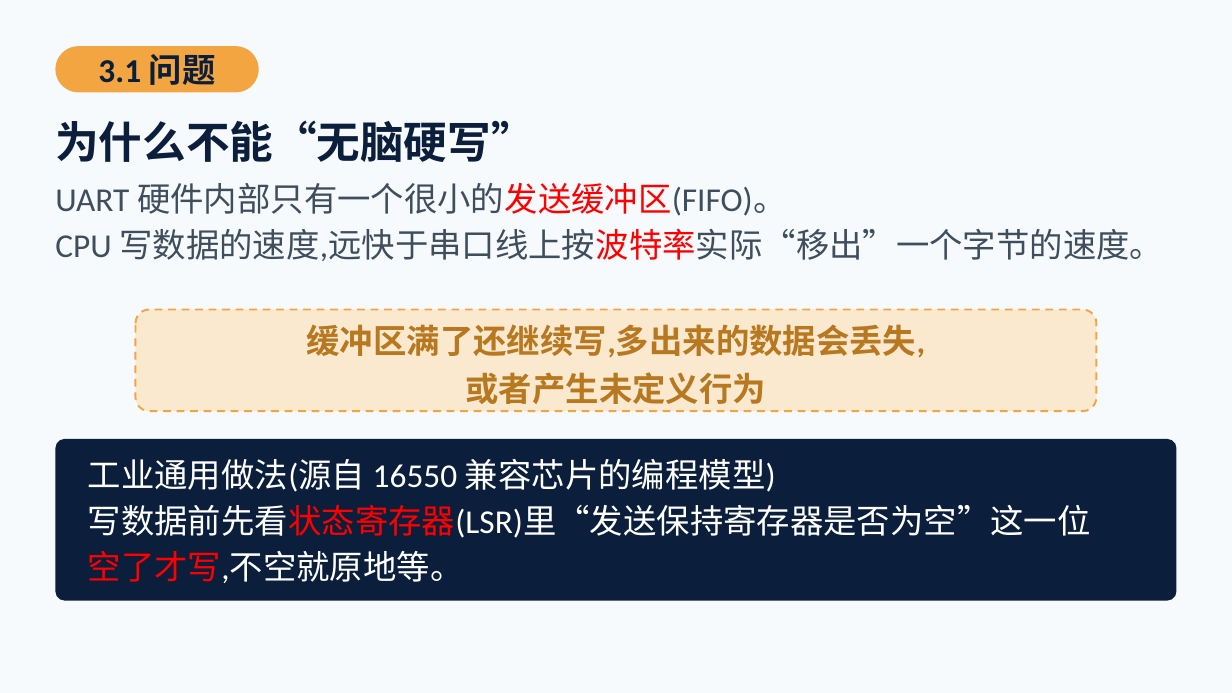
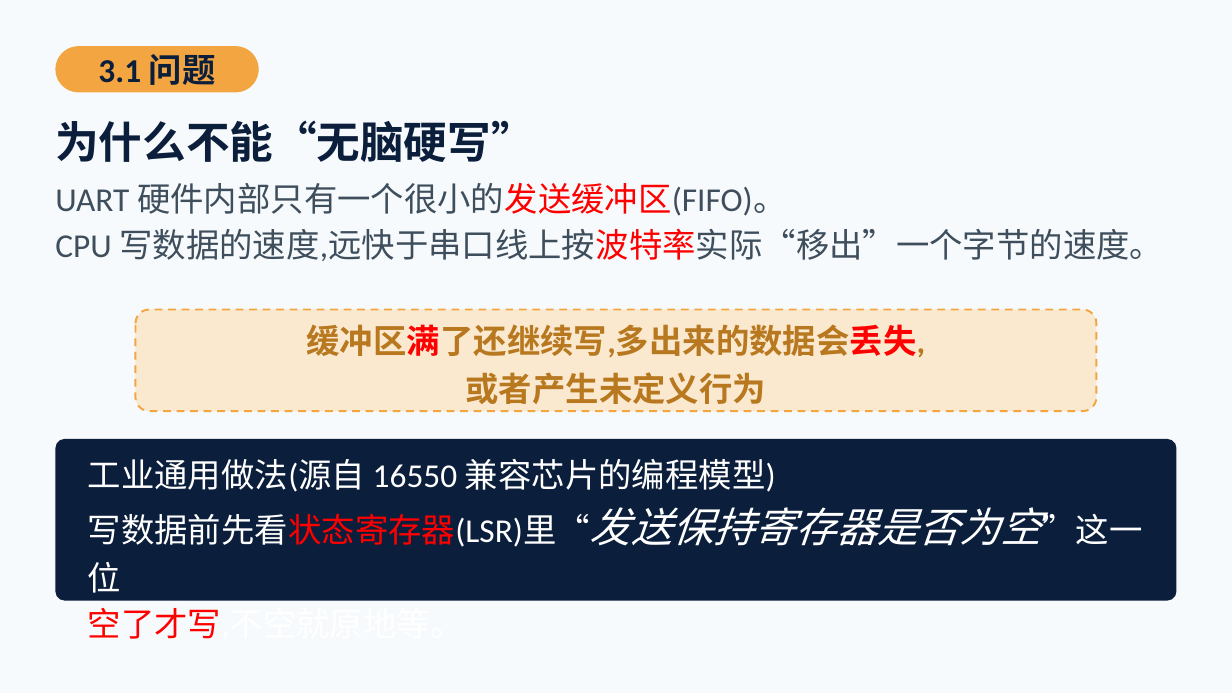
Before and after one commit to cxi218447-byte/miniOS, a slide deck: slide 20 of docs/08/第08次课_UART驱动与sys_write教材PPT.pptx. Drawn at 1232x693 pixels with LibreOffice and Linux fonts; fonts in the diff are those of the drawing. Boxes give left, top, right and bottom in pixels: in the first picture for what was removed or moved away, otherwise in the second. Text is boxed around its words. In the diff, an @@ line names an element or a change of style, - is before the commit and + after.

```diff
--- a/docs/08/第08次课_UART驱动与sys_write教材PPT.pptx
+++ b/docs/08/第08次课_UART驱动与sys_write教材PPT.pptx
@@ text at (307, 324, 926, 358): text colour #B8781F to #FF0000 in "缓冲区满了还继续写,多出来的数据会丢失," @@
@@ text at (88, 507, 1142, 593): size 26 to 32 pt, italic on in "写数据前先看状态寄存器(LSR)里“发送保持寄存器是否为空”这一位" @@
```
Also in this commit, not shown: 6 other slides changed, 10 slides added, 4 slides removed, 3 other files.
